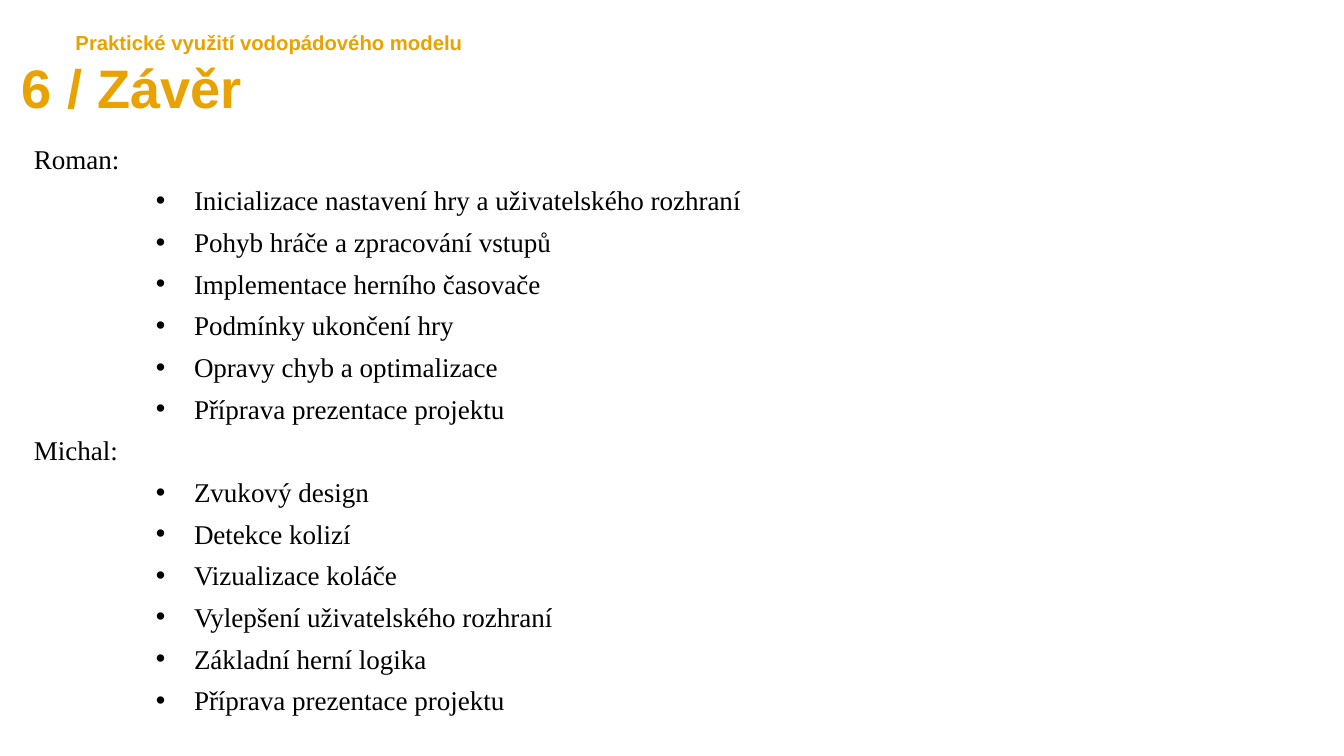
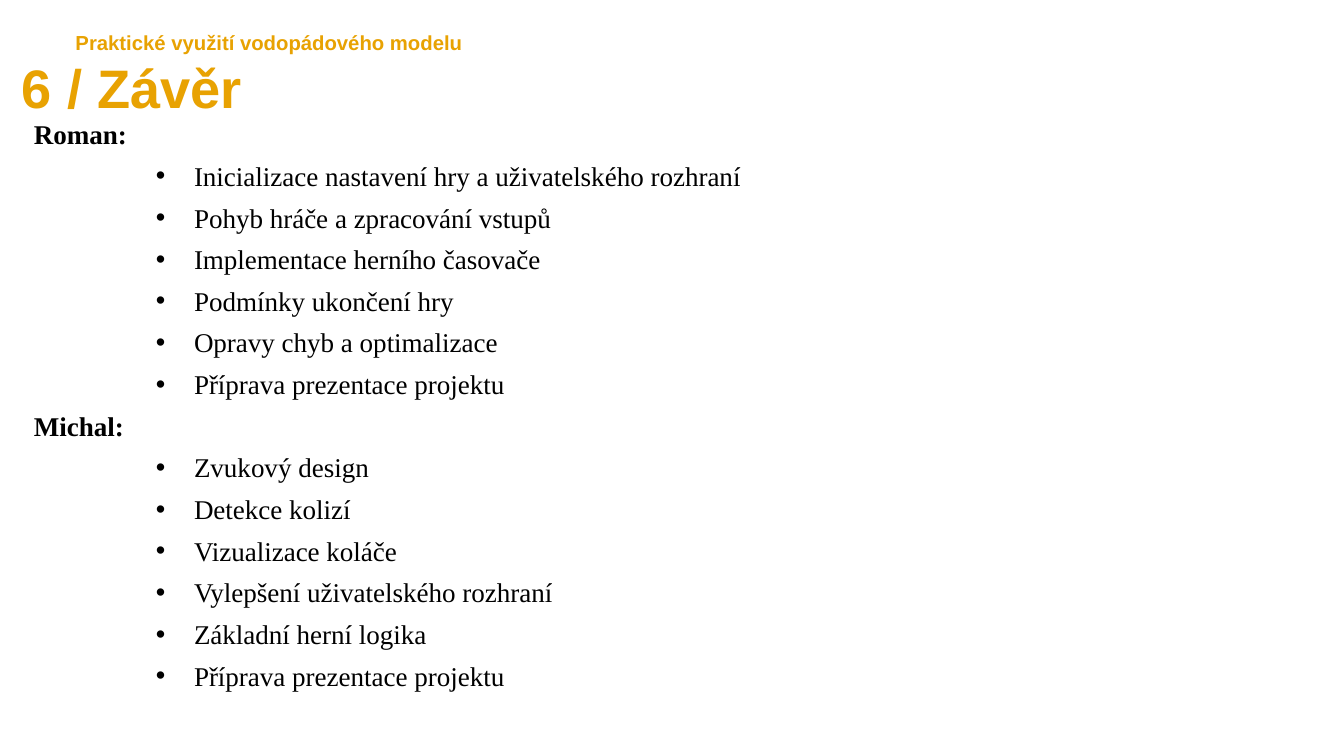
Before and after one commit to marecekroman/GregGame, a slide deck: slide 12 of Gregs Game.pptx (slide 11 before the commit). Drawn at 1344x756 pixels with LibreOffice and Linux fonts; fonts in the diff are those of the drawing. Boxes give left, top, right and bottom in pixels: in the first picture for what was removed or moved away, otherwise in the second. Text is boxed around its words. In the diff, an @@ line names an element or a change of style, - is before the commit and + after.

```diff
--- a/Gregs Game.pptx
+++ b/Gregs Game.pptx
@@ text "Roman:": place and size @@
-text "Roman:" at [34, 151, 741, 716]
+text "Roman:" at [34, 126, 741, 691]
@@ text at [34, 126, 127, 145]: bold on in "Roman:", "Michal:" @@
```
Also in this commit, not shown: 7 other slides changed, 1 slide added, 1 other file.
